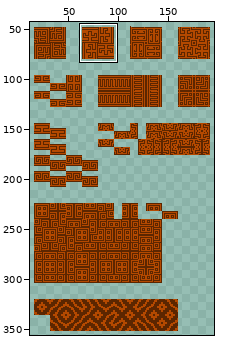
File history of a sprite sheet, Art/Sprites/Tiles/tiles_16x16.png. The first picture is a wide view before the edit; the outline marks the close-up.
Close-up. As it was:
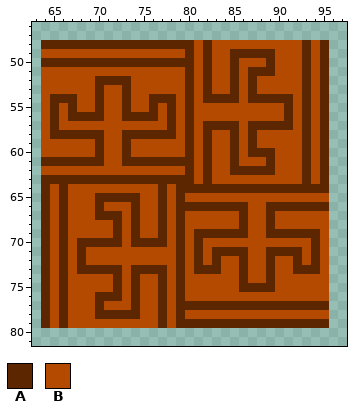
The file is 256x368 pixels. Shown: x 63..97, y 46..81. The wide view leaves out empty margins. The commit also changed other parts of the picture, which this record leaves out.
Palette (. is transparent): A #5c2600  B #b44900
Pixels before, first column x 64:
48 AAAAAAAAAAAAAAAAABABBBBBBBBBBABA
49 BBBBBBBBBBBBBBBBABABBAAAAABBBABA
50 AAAAAAAAAAAAAAAAABABBABBBABBBABA
51 BBBBBBBBBBBBBBBBABABBABAAABBBABA
52 BBBBBBAAAABBBBBBABABBABABBBBBABA
53 BBBBBBABBABBBBBBABABBABABBBBBABA
54 BAAABBABBABBAAABABAAAABAAAAABABA
55 BABABBABBABBABABABBBBBBBBBBABABA
56 BABAAAABBAAAABABABBBBBBBBBBABABA
57 BABBBBBBBBBBBBABABAAAABAAAAABABA
58 BAAAAAABBAAAAAABABABBABABBBBBABA
59 BBBBBBABBABBBBBBABABBABABBBBBABA
60 BBBBBBABBABBBBBBABABBABAAABBBABA
61 AAAAAAABBAAAAAAAABABBABBBABBBABA
62 BBBBBBBBBBBBBBBBABABBAAAAABBBABA
63 AAAAAAAAAAAAAAAAABABBBBBBBBBBABA
64 ABABBBBBBBBBBABAAAAAAAAAAAAAAAAA
65 ABABBBAAAAABBABABBBBBBBBBBBBBBBB
66 ABABBBABBBABBABAAAAAAAABBAAAAAAA
67 ABABBBAAABABBABABBBBBBABBABBBBBB
68 ABABBBBBABABBABABBBBBBABBABBBBBB
69 ABABBBBBABABBABABAAAAAABBAAAAAAB
70 ABABAAAAABAAAABABABBBBBBBBBBBBAB
71 ABABABBBBBBBBBBABABAAAABBAAAABAB
72 ABABABBBBBBBBBBABABABBABBABBABAB
73 ABABAAAAABAAAABABAAABBABBABBAAAB
74 ABABBBBBABABBABABBBBBBABBABBBBBB
75 ABABBBBBABABBABABBBBBBAAAABBBBBB
76 ABABBBAAABABBABABBBBBBBBBBBBBBBB
77 ABABBBABBBABBABAAAAAAAAAAAAAAAAA
78 ABABBBAAAAABBABABBBBBBBBBBBBBBBB
79 ABABBBBBBBBBBABAAAAAAAAAAAAAAAAA
The result:
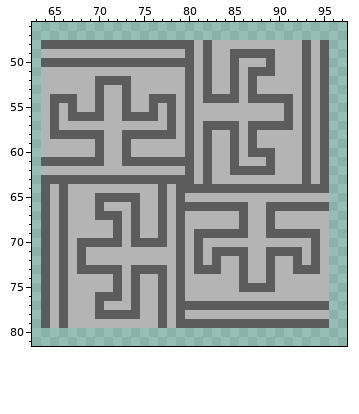
Changes in this commit:
colour A: #5c2600 -> #5c5c5c
colour B: #b44900 -> #b4b4b4
Pixel boxes of the changes (left, top, right, bottom) in both close-ups:
changed: (41, 40, 329, 328)
